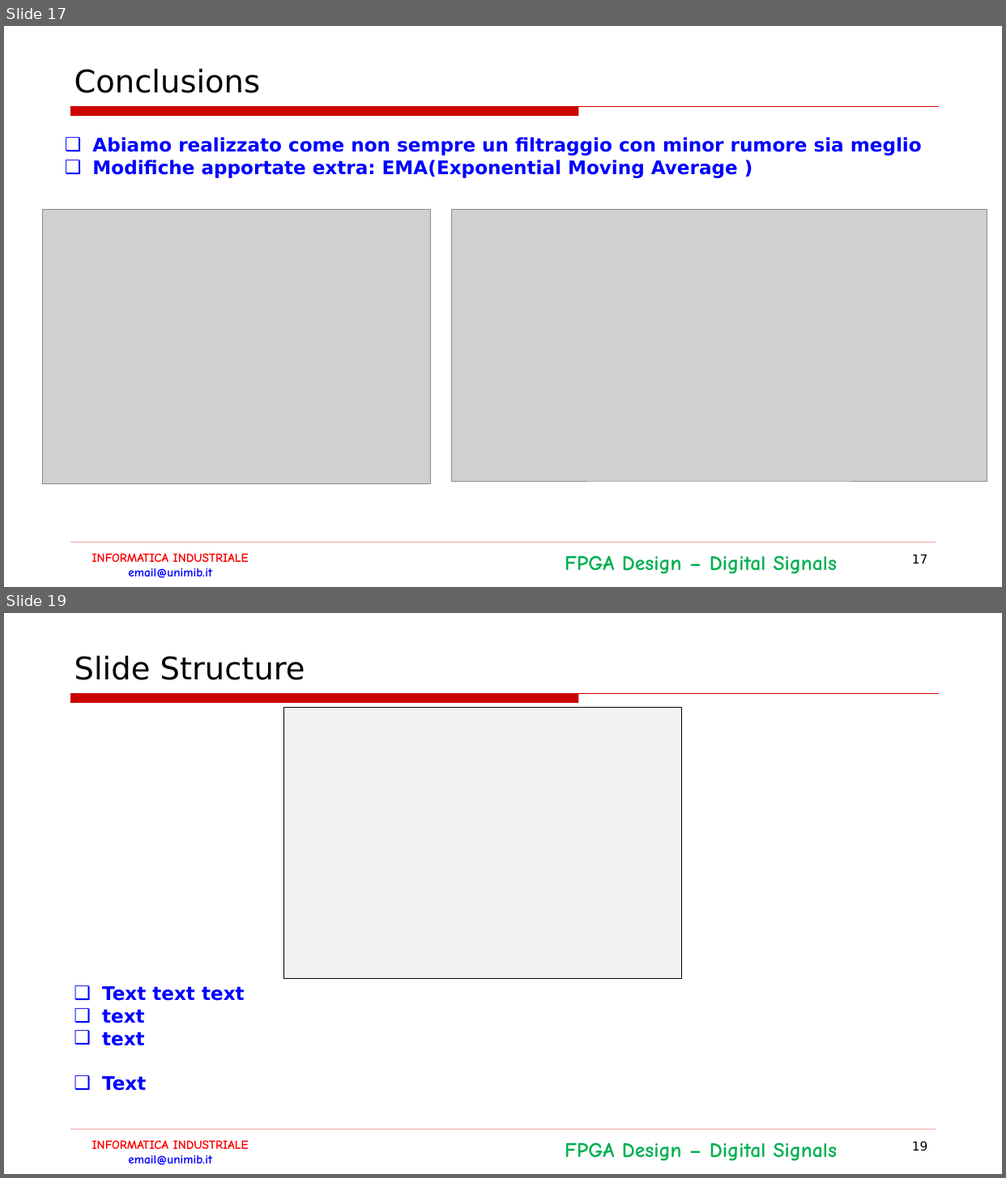
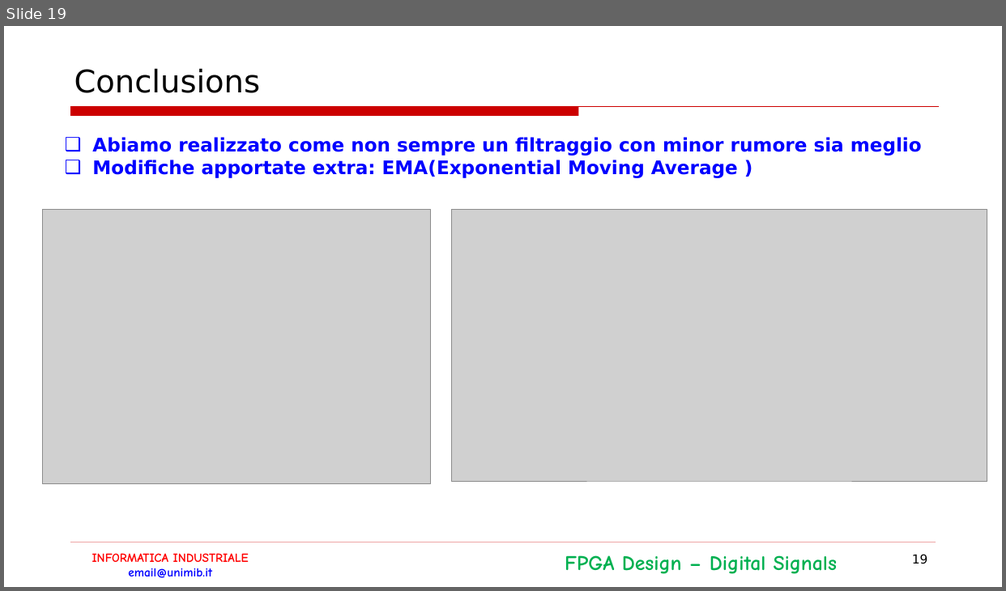
Before and after one commit to LorenzoPinaUnimib/InformaticaIndustriale, a slide deck: Documentazione.pptx. Shown one above the other, each under a label of ours: slides 17 and 19 before the commit, slide 19 after it; the slides between them are not shown. The pictures are 1006x1178 and 1006x591 pixels, drawn with LibreOffice and Linux fonts; fonts in the diff are those of the drawing; grey boxes stand for pictures; background and template pictures are left out. Boxes give left, top, right and bottom in pixels: in the first picture for what was removed or moved away, otherwise in the second. Text is boxed around its words. In the diff, an @@ line names an element or a change of style, - is before the commit and + after.

```diff
--- a/Documentazione.pptx
+++ b/Documentazione.pptx
@@ slide 19 removed at (4,613,1002,1174), background #FFFFFF; not listed: 4 template elements that a slide beside it also shows @@
@@ title removed at (74,655,305,680) @@
-Slide Structure
@@ rectangle removed at (284,707,682,978) @@
@@ text removed at (102,986,245,1091) @@
-❑ Text text text
-❑ text
-❑ text
-❑ Text
@@ page number removed at (912,1141,928,1152) @@
-19
@@ what was slide 17 is now slide 19 @@
@@ page number at (912,554,928,565): text changed @@
-17
+19
```
Also in this commit, not shown: 2 slides added, 1 other slide removed.
